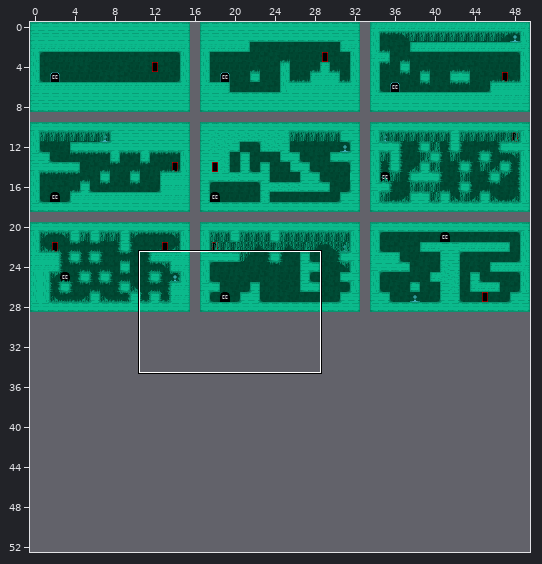
Level history. Tiled map: data/levels/world1/spritesheet.tmx. The picture above shows the old version from afar; the outline marks the close-up.
Close-up. Before the commit:
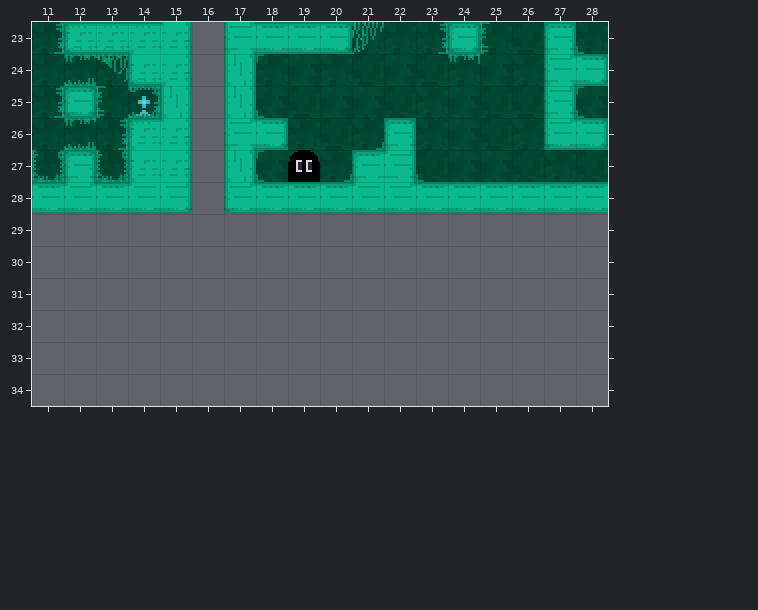
Cells are 16x16 px. Shown: x 11..28, y 23..34. The commit also changed other parts of the map, which this record leaves out. The old version is drawn lined up with the new one.
After:
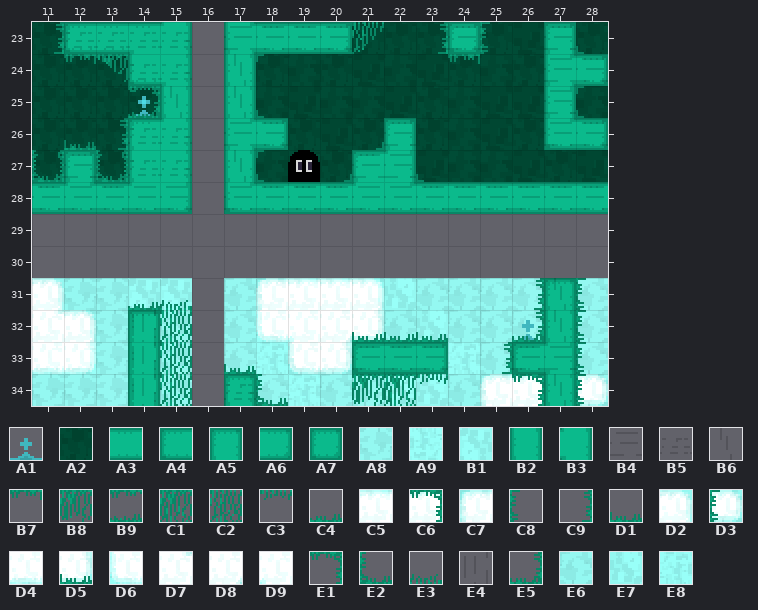
Key: from "spritesheet": A1 0, A2 20, A3 60, A4 61, A5 64, A6 65, A7 66, A8 77, A9 78, B1 79, B2 86, B3 106, B4 221, B5 222, B6 223, B7 225, B8 227, B9 230, C1 233, C2 234, C3 236, C4 403, C5 408, C6 410, C7 412, C8 413, C9 414, D1 416, D2 446, D3 449, D4 483, D5 485, D6 486, D7 519, D8 520, D9 521, E1 686, E2 1014, E3 1018, E4 1019, E5 1020, E6 1024, E7 1025, E8 1026.
__ is an empty cell.
Tiles of an added or newly shown layer are drawn over the layers below it.
See-through tiles are keyed as they look on the map.
The exact change:
map size 50x29 -> 50x53 cells
Layer "bg":
Tile A2 is added in row 25 at x 12.
Tile A8 is added in row 31 at x 12 to 13; in row 32 at x 11 to 13 and 15; in row 33 at x 13 and 15; in row 34 at x 11 to 13 and 15.
Tile A9 is added in row 33 at x 11 to 12.
Tile B1 is added in row 31 at x 11 and 14 to 15.
Tile E6 is added in row 31 at x 17 to 18, 23 to 26 and 28; in row 32 at x 17, 20 to 22, 24 to 26 and 28; in row 33 at x 17, 19 to 20, 25 and 28; in row 34 at x 18, 20 to 21, 24 to 25 and 28.
Tile E7 is added in row 31 at x 19 to 22; in row 32 at x 23; in row 34 at x 22 to 23 and 26.
Tile E8 is added in row 32 at x 18 to 19; in row 33 at x 18 and 24; in row 34 at x 19.
Layer "bgdecor" (added):
Tile C5 is added in row 31 at x 19 to 20.
Tile C6 is added in row 34 at x 26.
Tile C7 is added in row 31 at x 18; in row 34 at x 25.
Tile D2 is added in row 31 at x 11 and 21; in row 32 at x 12.
Tile D3 is added in row 34 at x 28.
Tile D4 is added in row 33 at x 11.
Tile D5 is added in row 32 at x 21; in row 33 at x 12 and 20.
Tile D6 is added in row 32 at x 18; in row 33 at x 19.
Tile D7 is added in row 32 at x 11.
Tile D8 is added in row 32 at x 20.
Tile D9 is added in row 32 at x 19.
Layer "blocks":
Tile A3 is added in row 33 at x 22.
Tile A4 is added in row 33 at x 21 and 26.
Tile A5 is added in row 31 at x 27; in row 32 at x 14; in row 34 at x 17.
Tile A6 is added in row 33 at x 23.
Tile B2 is added in row 32 at x 27; in row 33 at x 14; in row 34 at x 14 and 27.
Tile B3 is added in row 33 at x 27.
Tile A7 is removed in row 25 at x 12.
Layer "sprites":
Tile A1 is added in row 32 at x 26.
Layer "blockDecor":
Tile B4 is added in row 33 at x 21 to 23 and 26 to 27.
Tile B5 is added in row 34 at x 17.
Tile B6 is added in rows 31 to 32 at x 27; in row 34 at x 27.
Tile B7 replaces tile B9 in row 24 at x 12.
Tile B8 is added in row 34 at x 21.
Tile C1 is added in row 34 at x 22.
Tile C2 is added in rows 32 to 34 at x 15.
Tile C3 is added in row 34 at x 23.
Tile C4 is added in row 31 at x 14.
Tile C8 is added in rows 31 to 34 at x 28.
Tile C9 is added in row 31 at x 26; in row 33 at x 25.
Tile D1 replaces tile B9 in row 26 at x 12.
Tile D1 is added in row 32 at x 21 to 23; in row 33 at x 17.
Tile E1 is added in row 34 at x 26.
Tile E2 is added in row 34 at x 18.
Tile E3 is added in row 31 at x 15.
Tile E4 is added in rows 32 to 34 at x 14.
Tile E5 is added in row 32 at x 26.
Tile B4 is removed in row 25 at x 12.
Tile C8 is removed in row 25 at x 13.
Tile C9 is removed in row 25 at x 11.
Boxes around the changes in both close-ups, in picture pixels (x1, y1, x2, y2):
changed: (54, 58, 106, 150)
added: (32, 278, 192, 406)
added: (224, 278, 608, 406)
